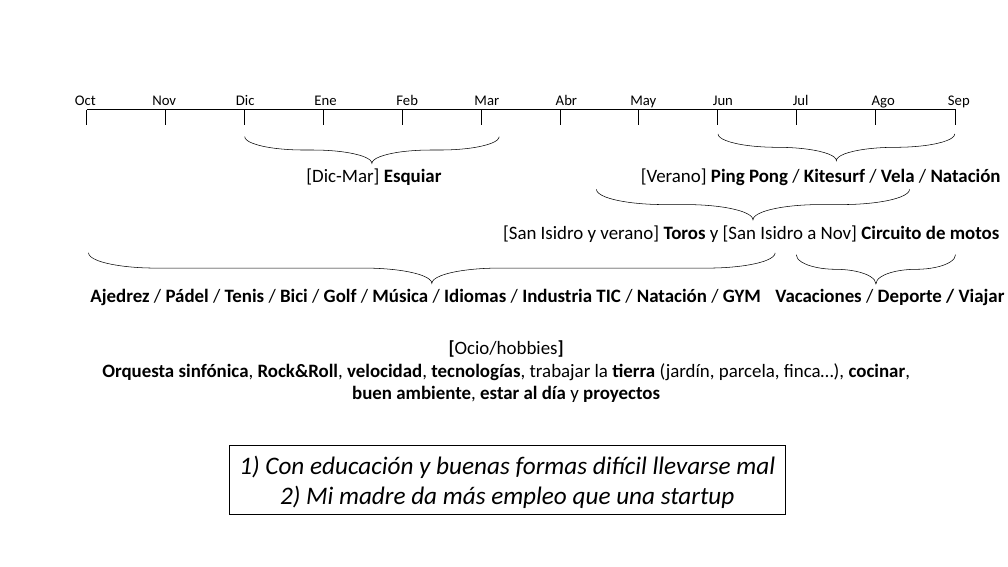
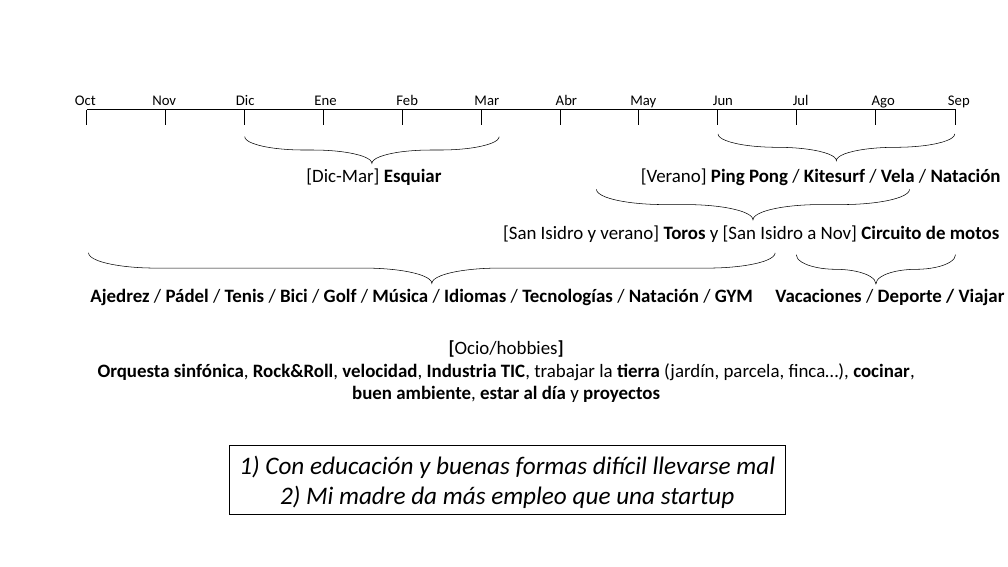
Before and after one commit to antoniojturel/cv, a slide deck: slide 1 of salud.pptx. Drawn at 1008x567 pixels with LibreOffice and Linux fonts; fonts in the diff are those of the drawing. Boxes give left, top, right and bottom in pixels: in the first picture for what was removed or moved away, otherwise in the second. Text is boxed around its words. In the diff, an @@ line names an element or a change of style, - is before the commit and + after.

Commit message:
actualización

```diff
--- a/salud.pptx
+++ b/salud.pptx
@@ text at <box>90,288,753,306</box>: text changed @@
-Ajedrez / Pádel / Tenis / Bici / Golf / Música / Idiomas / Industria TIC / Natación / GYM
+Ajedrez / Pádel / Tenis / Bici / Golf / Música / Idiomas / Tecnologías / Natación / GYM
@@ text at <box>98,363,914,381</box>: text changed @@
-Orquesta sinfónica, Rock&Roll, velocidad, tecnologías, trabajar la tierra (jardín, parcela, finca…), cocinar,
+Orquesta sinfónica, Rock&Roll, velocidad, Industria TIC, trabajar la tierra (jardín, parcela, finca…), cocinar,
```
